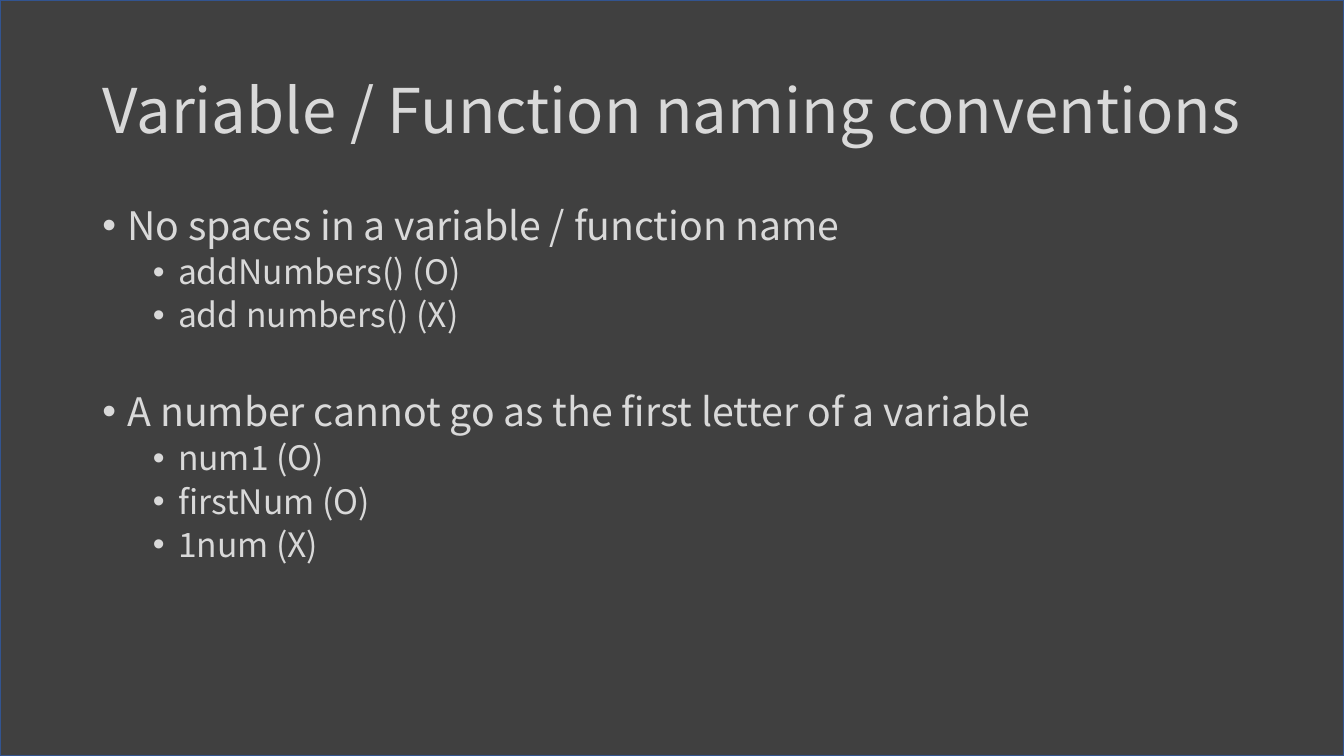
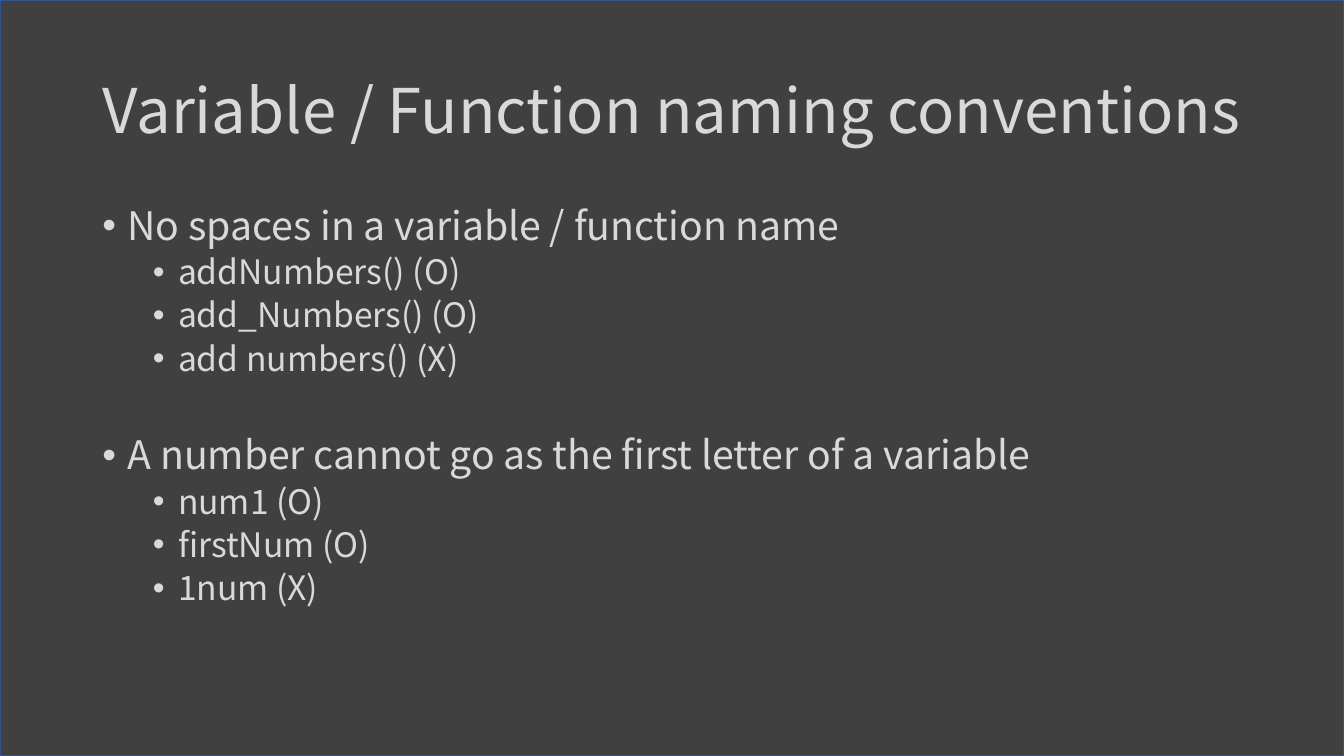
Before and after one commit to changh95/teach_MATLAB_and_CPP, a slide deck: slide 8 of Lesson3/Lesson3.pptx. Drawn at 1344x756 pixels with LibreOffice and Linux fonts; fonts in the diff are those of the drawing. Boxes give left, top, right and bottom in pixels: in the first picture for what was removed or moved away, otherwise in the second. Text is boxed around its words. In the diff, an @@ line names an element or a change of style, - is before the commit and + after.

```diff
--- a/Lesson3/Lesson3.pptx
+++ b/Lesson3/Lesson3.pptx
@@ text at [178, 299, 480, 334]: paragraph added @@
+  • add_Numbers() (O)
```
Also in this commit, not shown: 3 other slides changed.
